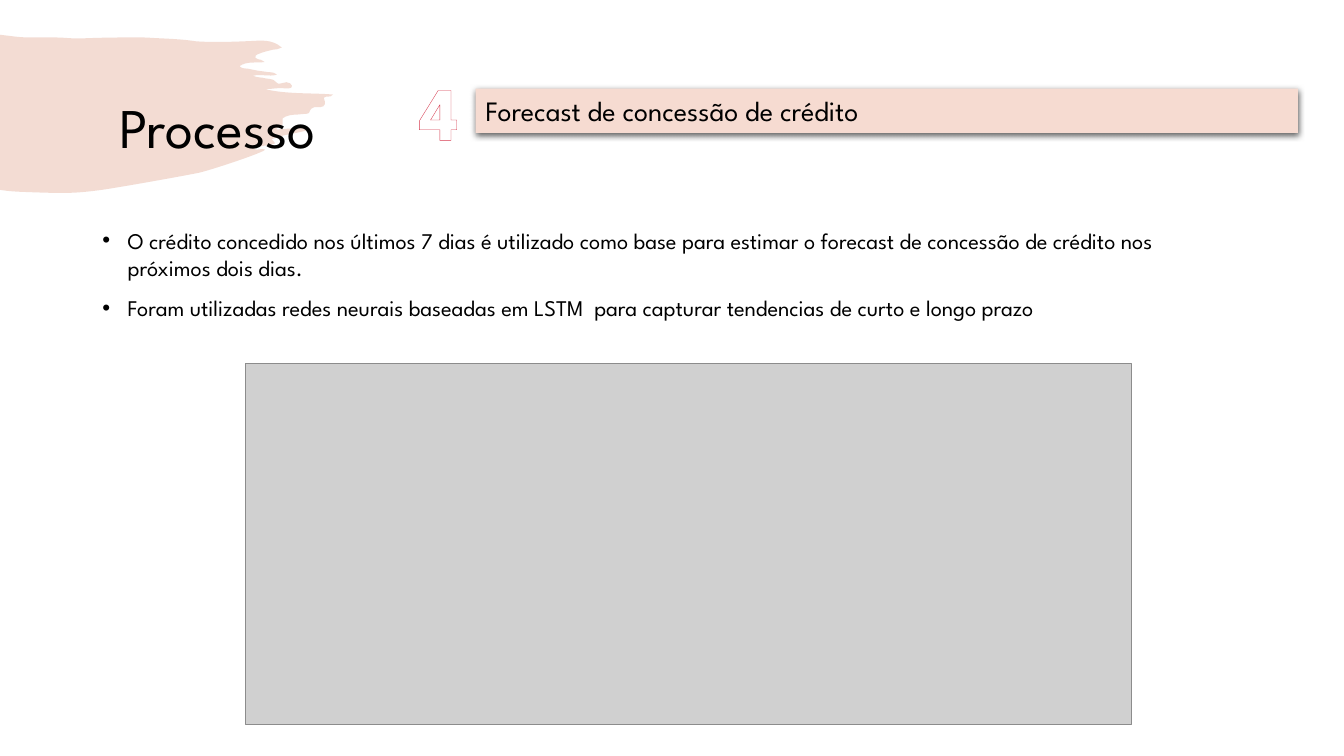
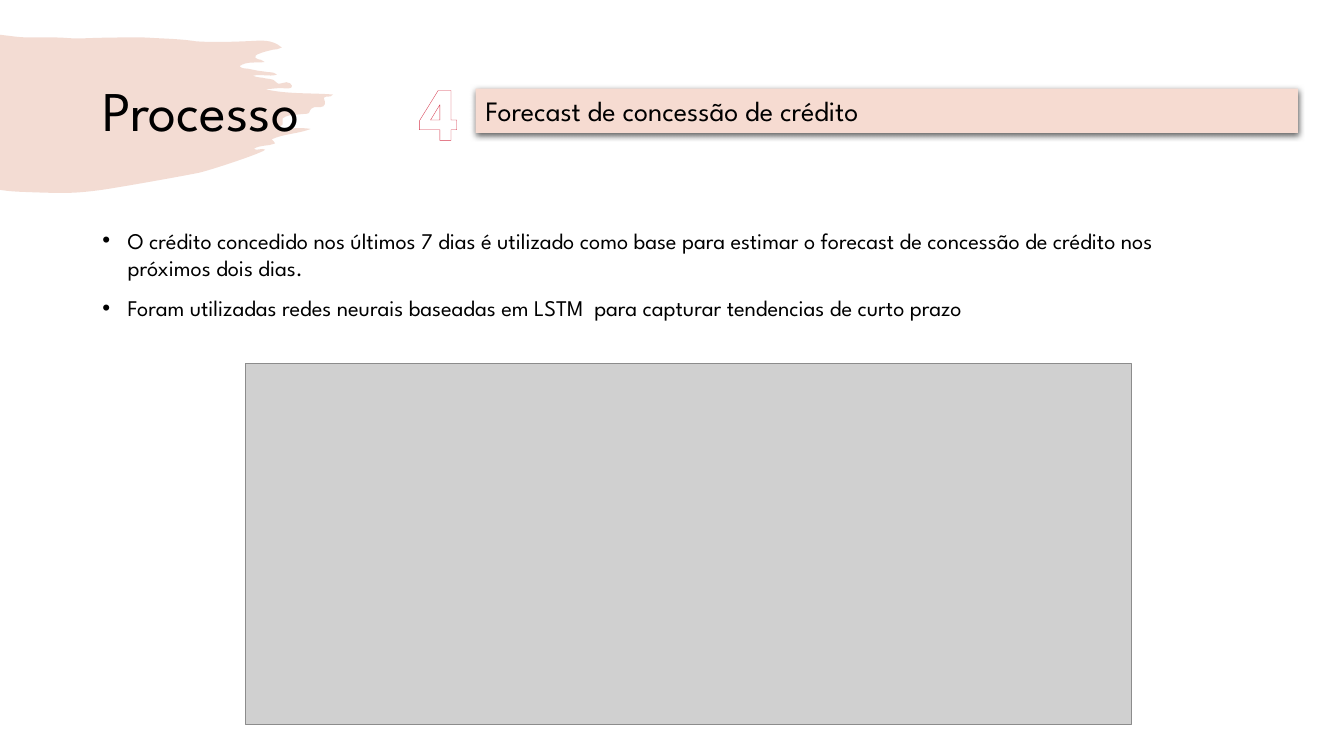
Before and after one commit to jblancoperez/fiap-desafio, a slide deck: slide 8 of skynet.pptx (slide 9 before the commit). Drawn at 1344x756 pixels with LibreOffice and Linux fonts; fonts in the diff are those of the drawing; grey boxes stand for pictures. Boxes give left, top, right and bottom in pixels: in the first picture for what was removed or moved away, otherwise in the second. Text is boxed around its words. In the diff, an @@ line names an element or a change of style, - is before the commit and + after.

```diff
--- a/skynet.pptx
+++ b/skynet.pptx
@@ title "Processo": place and size @@
-title "Processo" at [119, 92, 316, 165]
+title "Processo" at [102, 75, 299, 148]
@@ text at [128, 300, 962, 321]: text changed @@
-• Foram utilizadas redes neurais baseadas em LSTM para capturar tendencias de curto e longo prazo
+• Foram utilizadas redes neurais baseadas em LSTM para capturar tendencias de curto prazo
```
Also in this commit, not shown: 2 other slides changed, 1 slide added, 6 slides removed.
